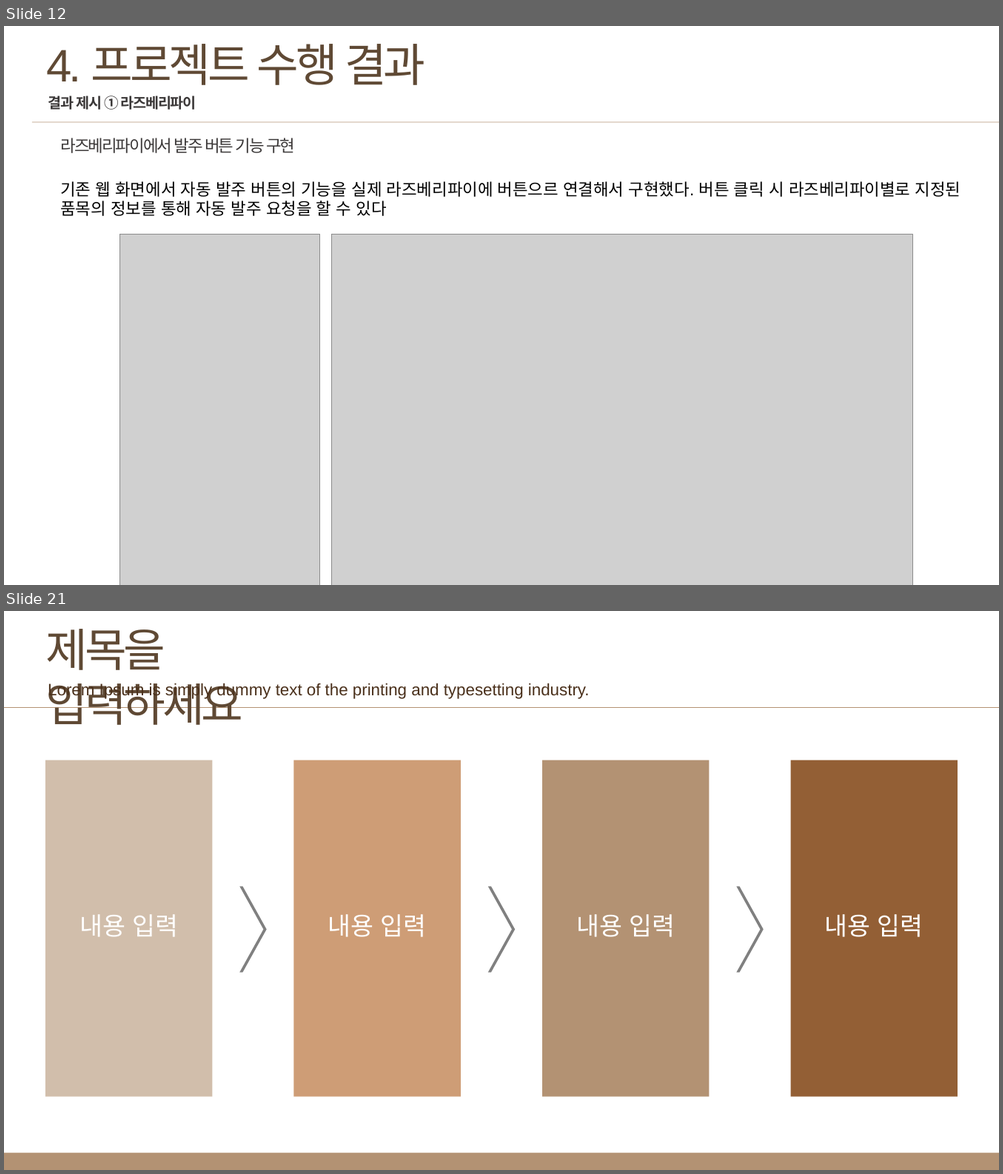
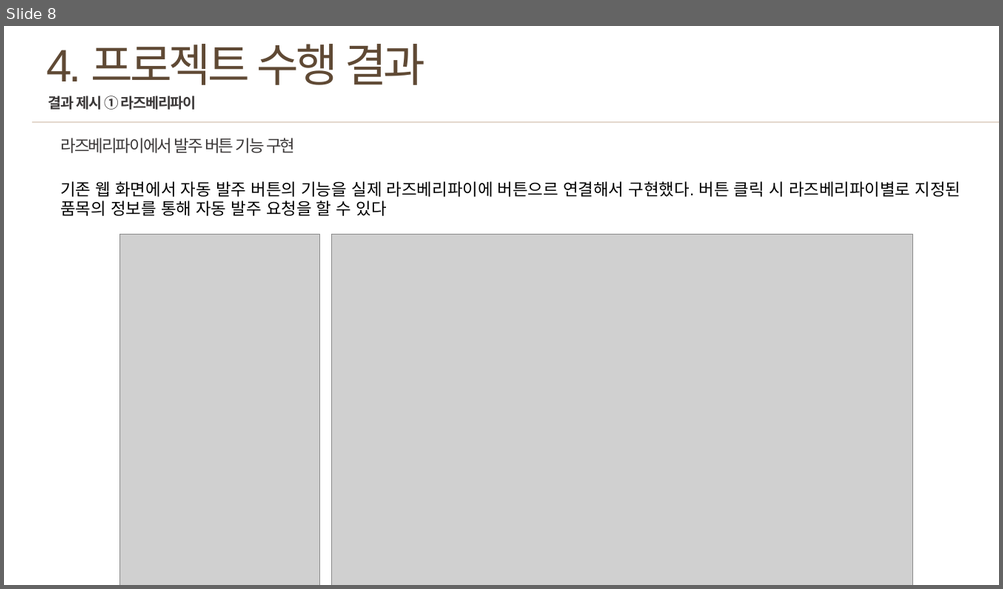
Before and after one commit to Haecms/TEST, a slide deck: 보고서.pptx. Shown one above the other, each under a label of ours: slides 12 and 21 before the commit, slide 8 after it; the slides between them are not shown. The pictures are 1003x1174 and 1003x589 pixels, drawn with LibreOffice and Linux fonts; fonts in the diff are those of the drawing; grey boxes stand for pictures. Boxes give left, top, right and bottom in pixels: in the first picture for what was removed or moved away, otherwise in the second. Text is boxed around its words. In the diff, an @@ line names an element or a change of style, - is before the commit and + after.

```diff
--- a/보고서.pptx
+++ b/보고서.pptx
@@ slide 21 removed at <box>4,611,999,1170</box>, background #FFFFFF @@
@@ text removed at <box>46,629,244,725</box> @@
-제목을 입력하세요
@@ text removed at <box>48,682,589,699</box> @@
-Lorem Ipsum is simply dummy text of the printing and typesetting industry.
@@ line removed from (4, 707) to (999, 707) @@
@@ rectangle removed at <box>45,760,213,1096</box> @@
@@ rectangle removed at <box>293,760,461,1096</box> @@
@@ rectangle removed at <box>542,760,709,1096</box> @@
@@ rectangle removed at <box>791,760,958,1096</box> @@
@@ chevron removed at <box>240,886,267,972</box> @@
@@ chevron removed at <box>488,886,515,972</box> @@
@@ chevron removed at <box>736,886,762,972</box> @@
@@ text removed at <box>79,914,178,937</box> @@
-내용 입력
@@ text removed at <box>328,914,427,937</box> @@
-내용 입력
@@ text removed at <box>576,914,674,937</box> @@
-내용 입력
@@ text removed at <box>825,914,923,937</box> @@
-내용 입력
@@ rectangle removed at <box>4,1153,999,1170</box> @@
@@ what was slide 12 is now slide 8 @@
```
Also in this commit, not shown: 3 slides changed, 1 slide added, 20 other slides removed, 7 other files.
